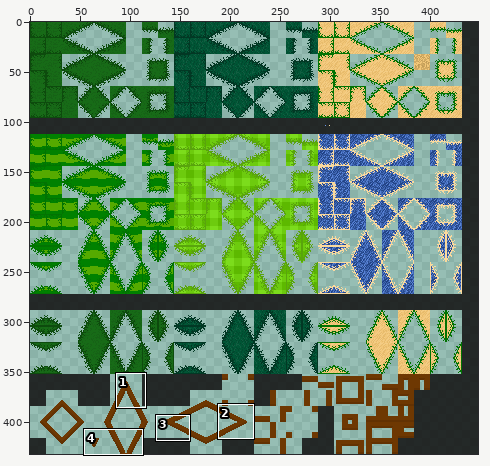
Two versions of one pixel-art file, Assets/Sprites/GolfSprites/AsepriteFiles/grass-tiles_with-minigolf-walls.aseprite. Above: a wide view before the commit, with the close-up outlined.
Close-up. First the earlier version:
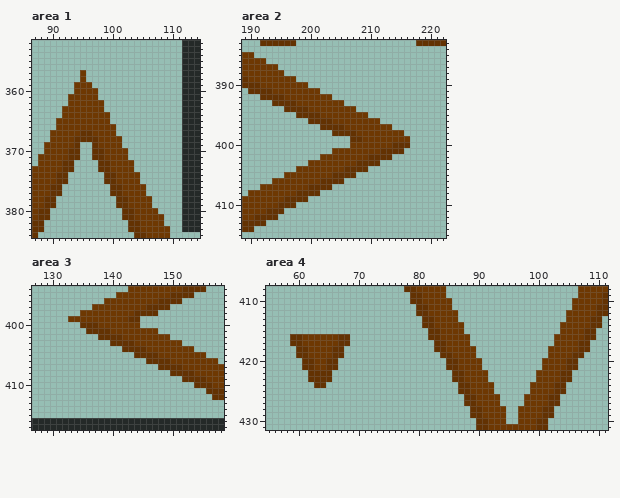
448x432 pixels, 1 frame. Colours within 5 levels of each other are drawn and written as one. Shown: area 1: x 87..114, y 352..384; area 2: x 189..222, y 383..415; area 3: x 127..158, y 394..417; area 4: x 55..111, y 408..431.
The result:
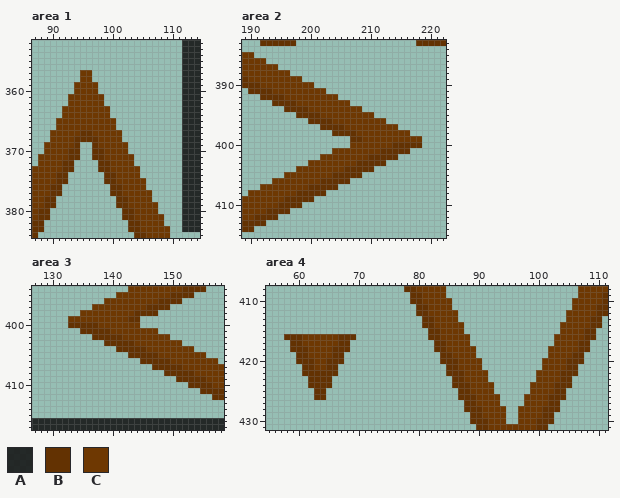
Palette (. is transparent): A #151515e1  B #633202  C #6e3802
The author wrote: making a second minigolf hole
The exact change:
--- area 1, layer "Layer 3"
@@ x 94..109 @@
 356 ................
-357 .C..............
-358 .C..............
-359 CCC.............
+357 .CC.............
+358 .CC.............
+359 CCCC............
 360 CCCC............
-361 CCCC............
+361 CCCCC...........
 362 CCCCC...........
-363 CCCCC...........
+363 CCCCCC..........
 364 CCCCCC..........
-365 CCCCCC..........
+365 CCCCCCC.........
 366 CCCCCCC.........
-367 CBBCCCC.........
+367 CBBCCCCC........
 368 BBBBCCCC........
-369 B..BCCCC........
+369 B..BCCCCC.......
 370 B..BBCCCC.......
-371 B..BBCCCC.......
+371 B..BBCCCCC......
 372 ....BBCCCC......
-373 ....BBCCCC......
+373 ....BBCCCCC.....
 374 .....BBCCCC.....
-375 .....BBCCCC.....
+375 .....BBCCCCC....
 376 ......BBCCCC....
-377 ......BBCCCC....
+377 ......BBCCCCC...
 378 .......BBCCCC...
-379 .......BBCCCC...
+379 .......BBCCCCC..
 380 ........BBCCCC..
--- area 2, layer "Layer 3"
@@ x 189..222 @@
 387 CCCCCC............................
-388 CCCCCCC...........................
-389 BCCCCCCCC.........................
-390 BBBCCCCCCCC.......................
-391 .BBBBCCCCCCCC.....................
-392 ...BBBBCCCCCCCC...................
-393 .....BBBBCCCCCCCC.................
-394 .......BBBBCCCCCCCC...............
-395 .........BBBBCCCCCCCC.............
-396 ...........BBBBCCCCCCCC...........
-397 .............BBBBCCCCCCCC.........
-398 ...............BBBBCCCCCCCC.......
-399 ..................BBCCCCCCCC......
-400 ..................CCCCCCCBBB......
-401 ...............CCCCCCCCBBBB.......
-402 .............CCCCCCCCBBBB.........
-403 ...........CCCCCCCCBBBB...........
-404 .........CCCCCCCCBBBB.............
-405 .......CCCCCCCCBBBB...............
-406 .....CCCCCCCCBBBB.................
-407 ...CCCCCCCCBBBB...................
-408 .CCCCCCCCBBBB.....................
-409 CCCCCCCBBBB.......................
-410 CCCCCCBBB.........................
-411 CCCCBBB...........................
+388 CCCCCCCC..........................
+389 BCCCCCCCCC........................
+390 BBBCCCCCCCCC......................
+391 .BBBBCCCCCCCCC....................
+392 ...BBBBCCCCCCCCC..................
+393 .....BBBBCCCCCCCCC................
+394 .......BBBBCCCCCCCCC..............
+395 .........BBBBCCCCCCCCC............
+396 ...........BBBBCCCCCCCCC..........
+397 .............BBBBCCCCCCCCC........
+398 ...............BBBBCCCCCCCCC......
+399 ..................BBCCCCCCCCCC....
+400 ..................CCCCCCCBBBBB....
+401 ...............CCCCCCCCBBBBB......
+402 .............CCCCCCCCBBBBB........
+403 ...........CCCCCCCCBBBBB..........
+404 .........CCCCCCCCBBBBB............
+405 .......CCCCCCCCBBBBB..............
+406 .....CCCCCCCCBBBBB................
+407 ...CCCCCCCCBBBBB..................
+408 .CCCCCCCCBBBBB....................
+409 CCCCCCCBBBBB......................
+410 CCCCCCBBBB........................
+411 CCCCBBBB..........................
 412 CCBBBB............................
--- area 3, layer "Layer 3"
@@ x 127..158 @@
 399 ......CCCCCCCCCCBB..............
-400 ........BBBCCCCCCC..............
-401 .........BBBBCCCCCCCC...........
-402 ...........BBBBCCCCCCCC.........
-403 .............BBBBCCCCCCCC.......
-404 ...............BBBBCCCCCCCC.....
-405 .................BBBBCCCCCCCC...
-406 ...................BBBBCCCCCCCC.
-407 .....................BBBBCCCCCCC
-408 .......................BBBBCCCCC
-409 .........................BBBBCCC
-410 ...........................BBBCC
-411 .............................BBB
+400 ......BBBBBCCCCCCC..............
+401 ........BBBBBCCCCCCCC...........
+402 ..........BBBBBCCCCCCCC.........
+403 ............BBBBBCCCCCCCC.......
+404 ..............BBBBBCCCCCCCC.....
+405 ................BBBBBCCCCCCCC...
+406 ..................BBBBBCCCCCCCC.
+407 ....................BBBBBCCCCCCC
+408 ......................BBBBBCCCCC
+409 ........................BBBBBCCC
+410 ..........................BBBBCC
+411 ............................BBBB
 412 ..............................BB
--- area 4, layer "Layer 3"
@@ x 55..111 @@
 415 ...........................BBCCCC................CCCCBB..
-416 ....BBCCCCCCBB.............BBCCCCC..............CCCCCBB..
+416 ...BBBCCCCCCBBB............BBCCCCC..............CCCCCBB..
 417 ....BBCCCCCCBB..............BBCCCC..............CCCCBB...
-418 .....BBCCCCBB...............BBCCCCC............CCCCCBB...
+418 ....BBBCCCCBBB..............BBCCCCC............CCCCCBB...
 419 .....BBCCCCBB................BBCCCC............CCCCBB....
-420 ......BBCCBB..................BBCCCC..........CCCCBB.....
+420 .....BBBCCBBB................BBBCCCC..........CCCCBBB....
 421 ......BBCCBB..................BBCCCC..........CCCCBB.....
-422 .......BBBB....................BBCCCC........CCCCBB......
+422 ......BBBBBB..................BBBCCCC........CCCCBBB.....
 423 .......BBBB....................BBCCCC........CCCCBB......
-424 ........BB......................BBCCCC......CCCCBB.......
-425 ................................BBCCCC......CCCCBB.......
-426 .................................BBCCCC....CCCCBB........
+424 .......BBBB....................BBBCCCC......CCCCBBB......
+425 ........BB......................BBCCCC......CCCCBB.......
+426 ........BB......................BBBCCCC....CCCCBBB.......
 427 .................................BBCCCC....CCCCBB........
-428 ..................................BBCCCC..CCCCBB.........
+428 .................................BBBCCCC..CCCCBBB........
 429 ..................................BBCCCC..CCCCBB.........
-430 ...................................BBCCC..CCCBB..........
+430 ..................................BBBCCC..CCCBBB.........
 431 ...................................BBCCCCCCCCBB..........
Where, in picture pixels (left, top, right, bottom), the same in both close-ups:
added: (86, 70, 158, 208)
added: (284, 70, 422, 214)
added: (68, 322, 206, 394)
added: (284, 334, 356, 400)
added: (440, 358, 476, 424)
added: (548, 358, 584, 424)
